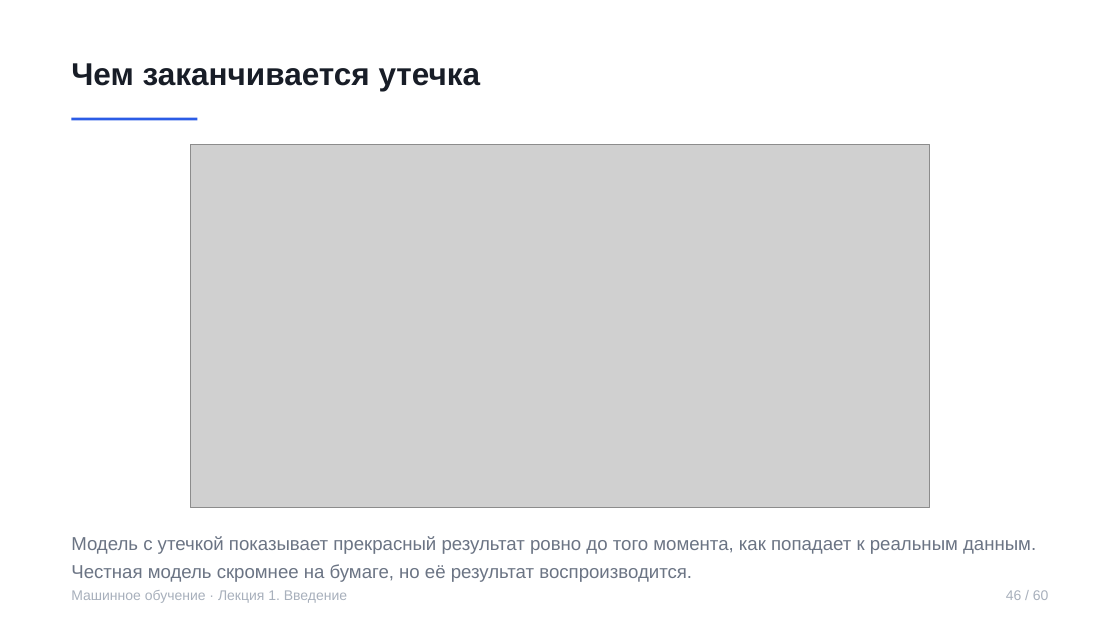
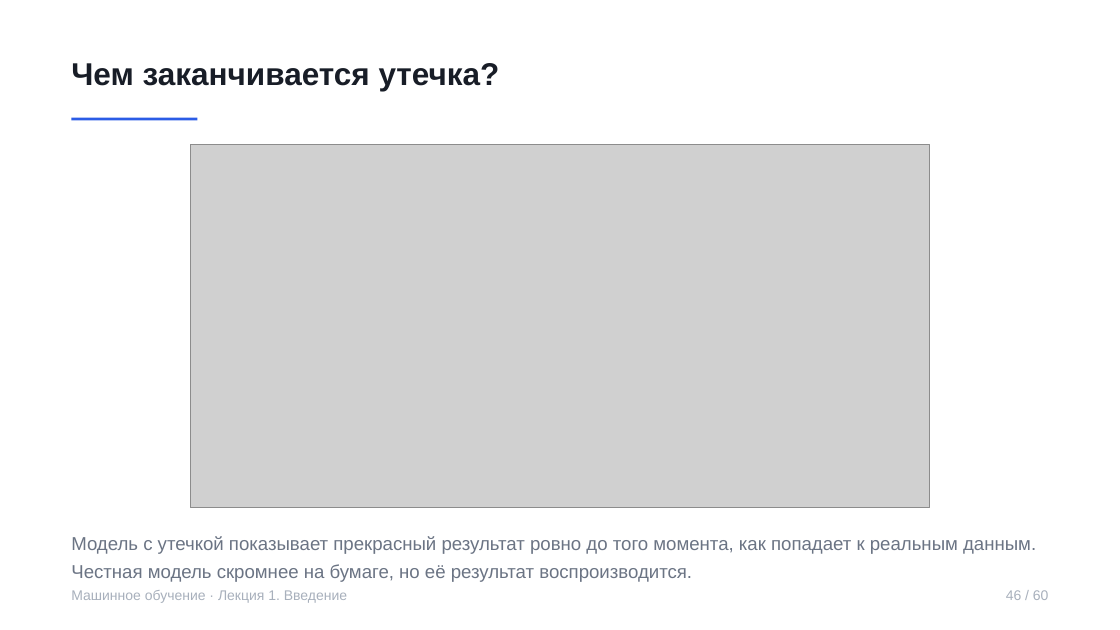
Before and after one commit to rustam-azimov/ml-course-hse, a slide deck: slide 46 of lectures/lecture01.pptx. Drawn at 1120x630 pixels with LibreOffice and Linux fonts; fonts in the diff are those of the drawing; grey boxes stand for pictures. Boxes give left, top, right and bottom in pixels: in the first picture for what was removed or moved away, otherwise in the second. Text is boxed around its words. In the diff, an @@ line names an element or a change of style, - is before the commit and + after.

```diff
--- a/lectures/lecture01.pptx
+++ b/lectures/lecture01.pptx
@@ text at <box>71,63,500,91</box>: text changed @@
-Чем заканчивается утечка
+Чем заканчивается утечка?
```
Also in this commit, not shown: 13 other slides changed, 2 other files.
